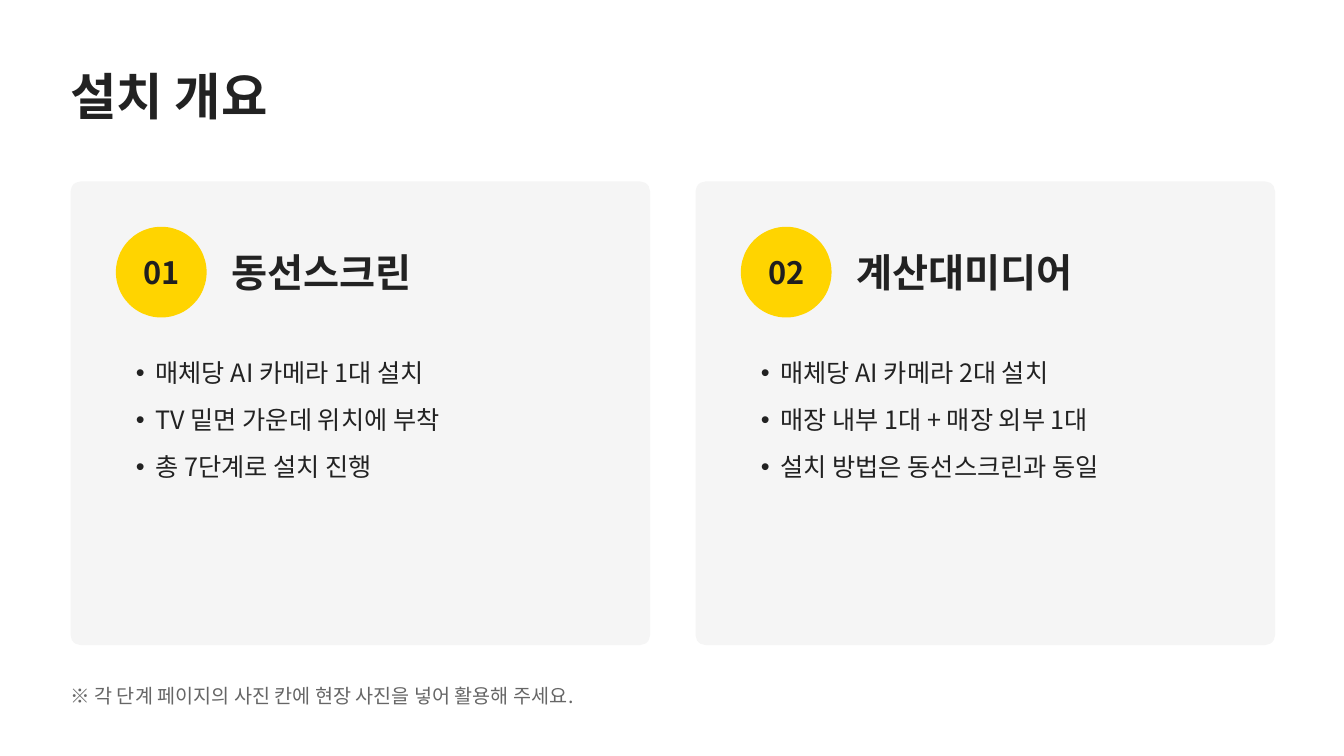
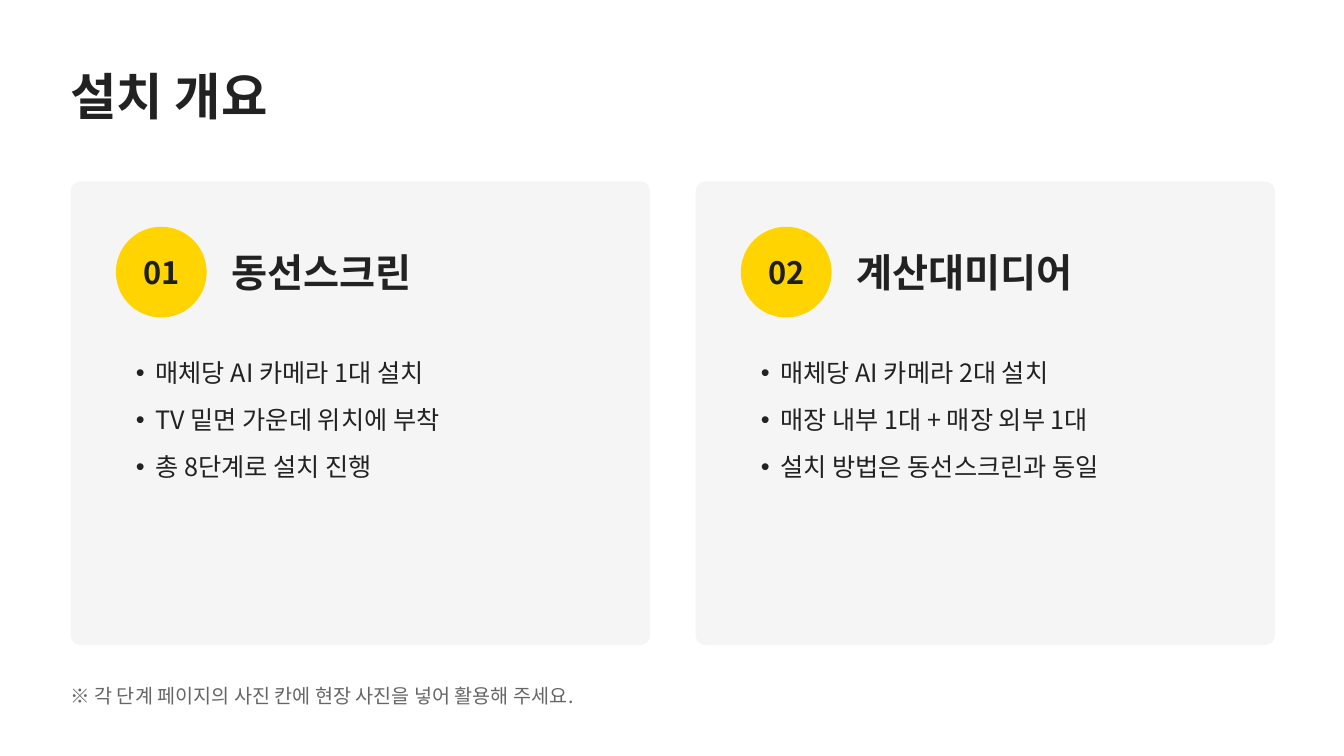
Before and after one commit to alsdn2947/ars, a slide deck: slide 2 of 이마트_AI카메라_설치매뉴얼.pptx. Drawn at 1344x756 pixels with LibreOffice and Linux fonts; fonts in the diff are those of the drawing. Boxes give left, top, right and bottom in pixels: in the first picture for what was removed or moved away, otherwise in the second. Text is boxed around its words. In the diff, an @@ line names an element or a change of style, - is before the commit and + after.

```diff
--- a/이마트_AI카메라_설치매뉴얼.pptx
+++ b/이마트_AI카메라_설치매뉴얼.pptx
@@ text at box(155, 455, 371, 478): text changed @@
-• 총 7단계로 설치 진행
+• 총 8단계로 설치 진행
```
Also in this commit, not shown: 16 other slides changed, 2 slides added.
